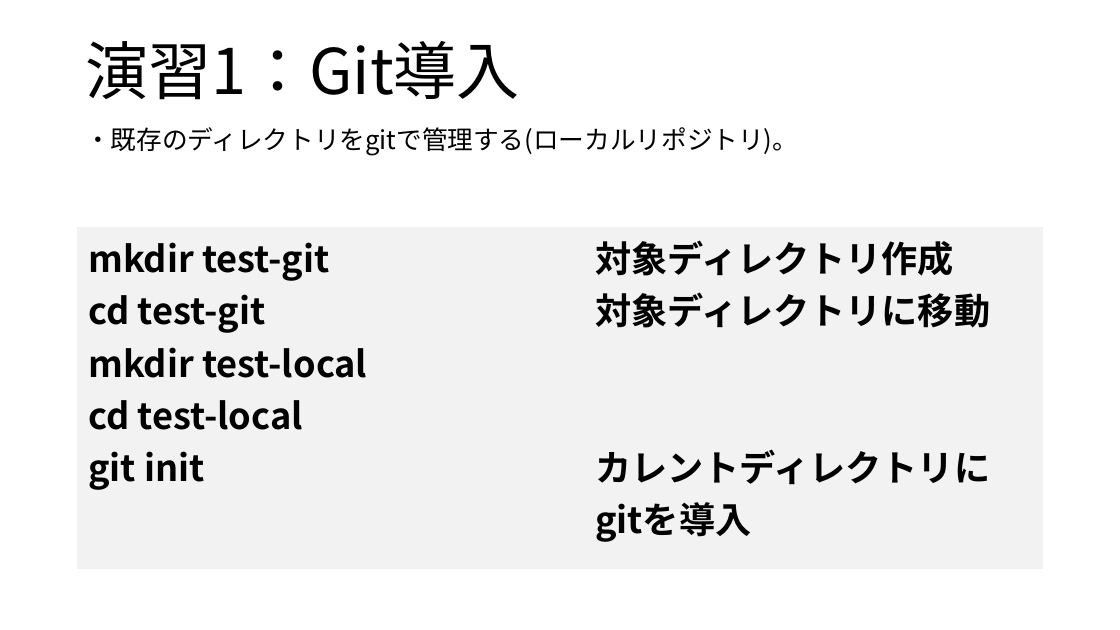
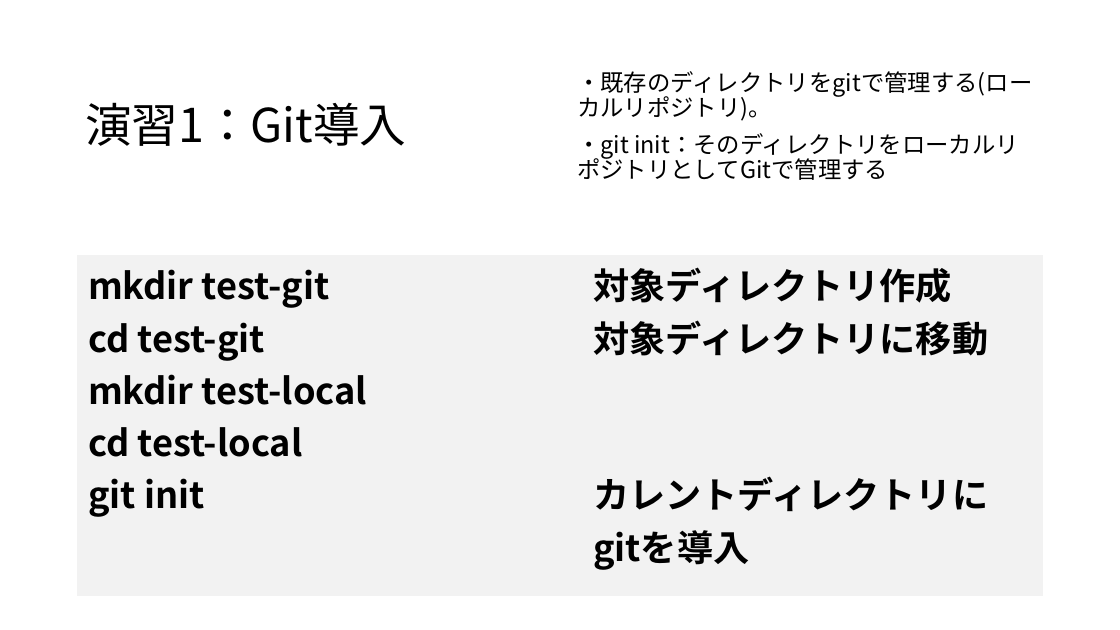
Before and after one commit to maru0519/git-edu, a slide deck: slide 14 of siryou.pptx. Drawn at 1120x630 pixels with LibreOffice and Linux fonts; fonts in the diff are those of the drawing. Boxes give left, top, right and bottom in pixels: in the first picture for what was removed or moved away, otherwise in the second. Text is boxed around its words. In the diff, an @@ line names an element or a change of style, - is before the commit and + after.

```diff
--- a/siryou.pptx
+++ b/siryou.pptx
@@ title "演習1：Git導入": place and size @@
-title "演習1：Git導入" at box(85, 41, 519, 100)
+title "演習1：Git導入" at box(85, 102, 406, 146)
@@ title "演習1：Git導入" at box(85, 102, 406, 146): size 54 to 40 pt; vertical alignment bottom to middle @@
@@ text "・既存のディレクトリをgitで管理する(ローカルリポジトリ)。": place and size @@
-text "・既存のディレクトリをgitで管理する(ローカルリポジトリ)。" at box(85, 127, 798, 155)
+text "・既存のディレクトリをgitで管理する(ローカルリポジトリ)。" at box(577, 71, 1032, 180)
@@ text "・既存のディレクトリをgitで管理する(ローカルリポジトリ)。" at box(577, 71, 1032, 180): vertical alignment top to middle @@
@@ text at box(577, 71, 1032, 121): size 22 to 20 pt in "・既存のディレクトリをgitで管理する(ローカルリポジトリ)。" @@
@@ text at box(577, 133, 1019, 180): paragraph added @@
+・git init：そのディレクトリをローカルリポジトリとしてGitで管理する
@@ table: place and size @@
-table at box(77, 228, 1044, 546)
+table at box(76, 255, 1043, 574)
```
Also in this commit, not shown: 17 other slides changed, 35 slides added, 4 slides removed.
